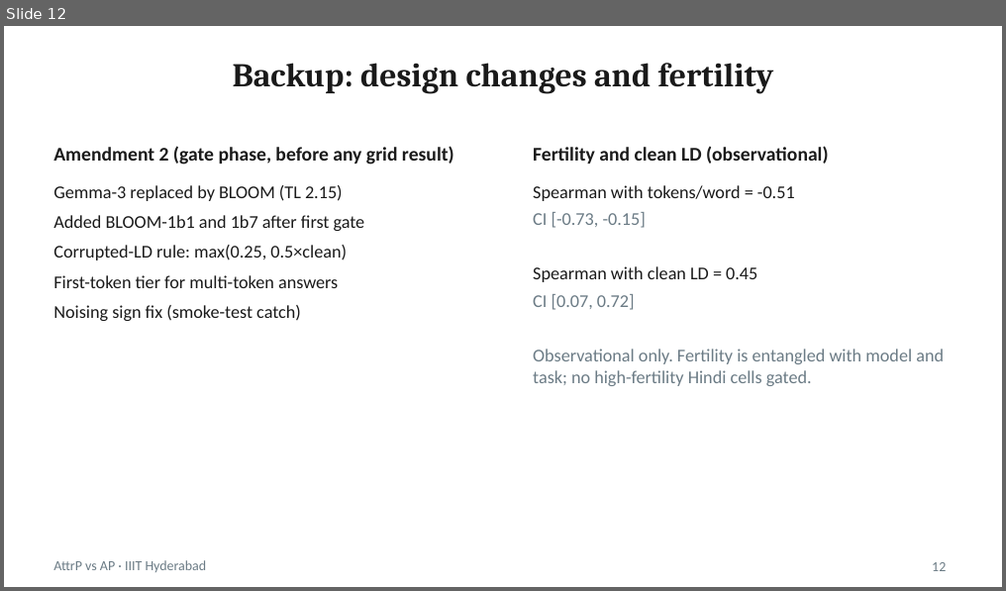
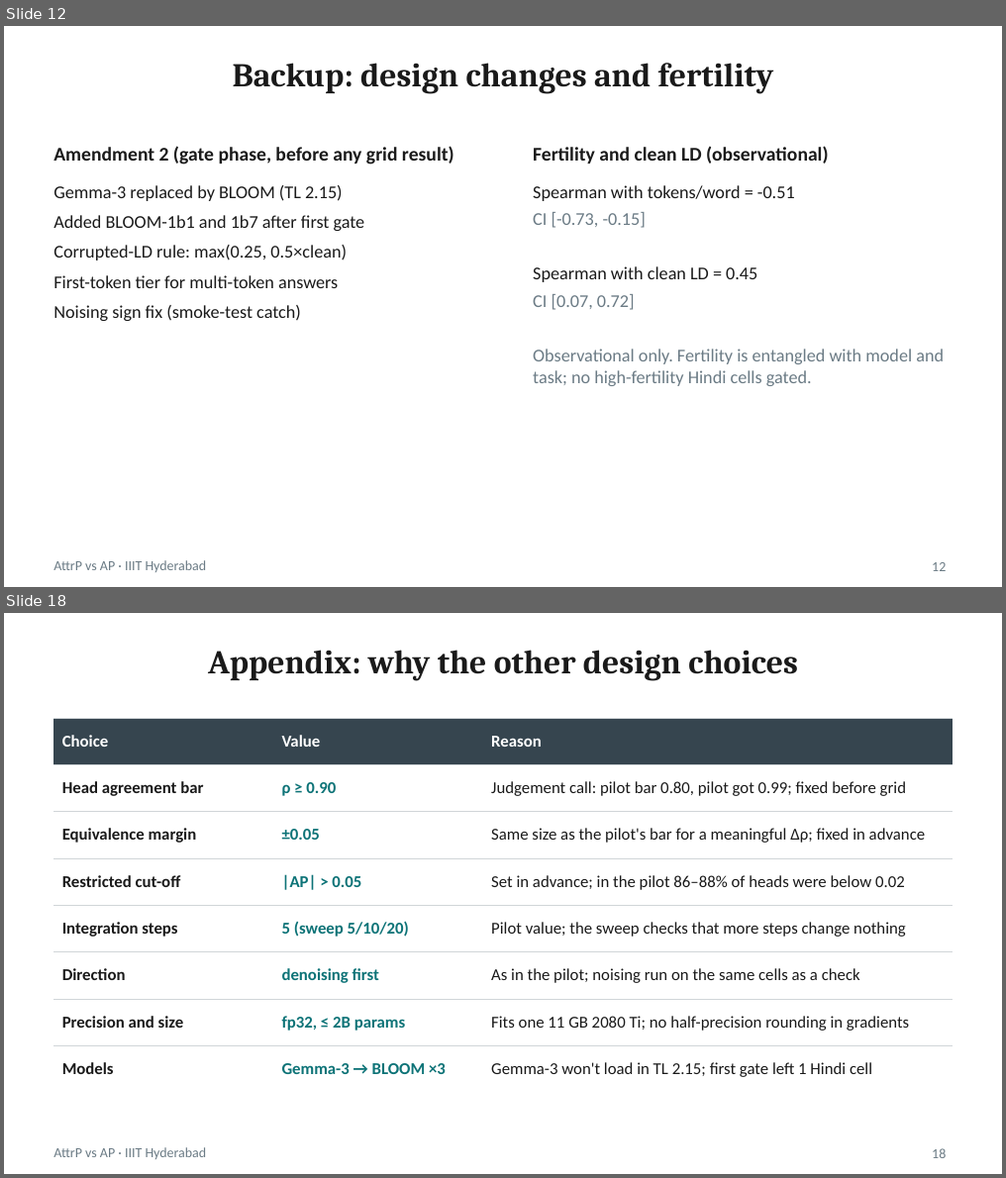
Before and after one commit to hrishirajmitra/attrp-ap-hindi, a slide deck: slides/results/results_deck.pptx. Shown one above the other, each under a label of ours: slide 12 before the commit, slides 12 and 18 after it; the slides between them are not shown. The pictures are 1006x591 and 1006x1178 pixels, drawn with LibreOffice and Linux fonts; fonts in the diff are those of the drawing. Boxes give left, top, right and bottom in pixels: in the first picture for what was removed or moved away, otherwise in the second. Text is boxed around its words. In the diff, an @@ line names an element or a change of style, - is before the commit and + after.

```diff
--- a/slides/results/results_deck.pptx
+++ b/slides/results/results_deck.pptx
@@ slide 18 added at (4, 613, 1002, 1174), background #FFFFFF; not listed: 1 template element that a slide beside it also shows @@
@@ title added at (208, 650, 798, 681), 24 pt, text #1A1A1A, bold @@
+Appendix: why the other design choices
@@ table added at (54, 718, 952, 1081), 8 rows, 3 columns @@
+Choice | Value | Reason
+Head agreement bar | ρ ≥ 0.90 | Judgement call: pilot bar 0.80, pilot got 0.99; fixed before grid
+Equivalence margin | ±0.05 | Same size as the pilot's bar for a meaningful Δρ; fixed in advance
+Restricted cut-off | |AP| > 0.05 | Set in advance; in the pilot 86–88% of heads were below 0.02
+Integration steps | 5 (sweep 5/10/20) | Pilot value; the sweep checks that more steps change nothing
+Direction | denoising first | As in the pilot; noising run on the same cells as a check
+Precision and size | fp32, ≤ 2B params | Fits one 11 GB 2080 Ti; no half-precision rounding in gradients
+Models | Gemma-3 → BLOOM ×3 | Gemma-3 won't load in TL 2.15; first gate left 1 Hindi cell
@@ page number added at (932, 1149, 945, 1158), 10 pt, text #6B7B85 @@
+18
```
Also in this commit, not shown: 5 other slides added, 3 other files.
